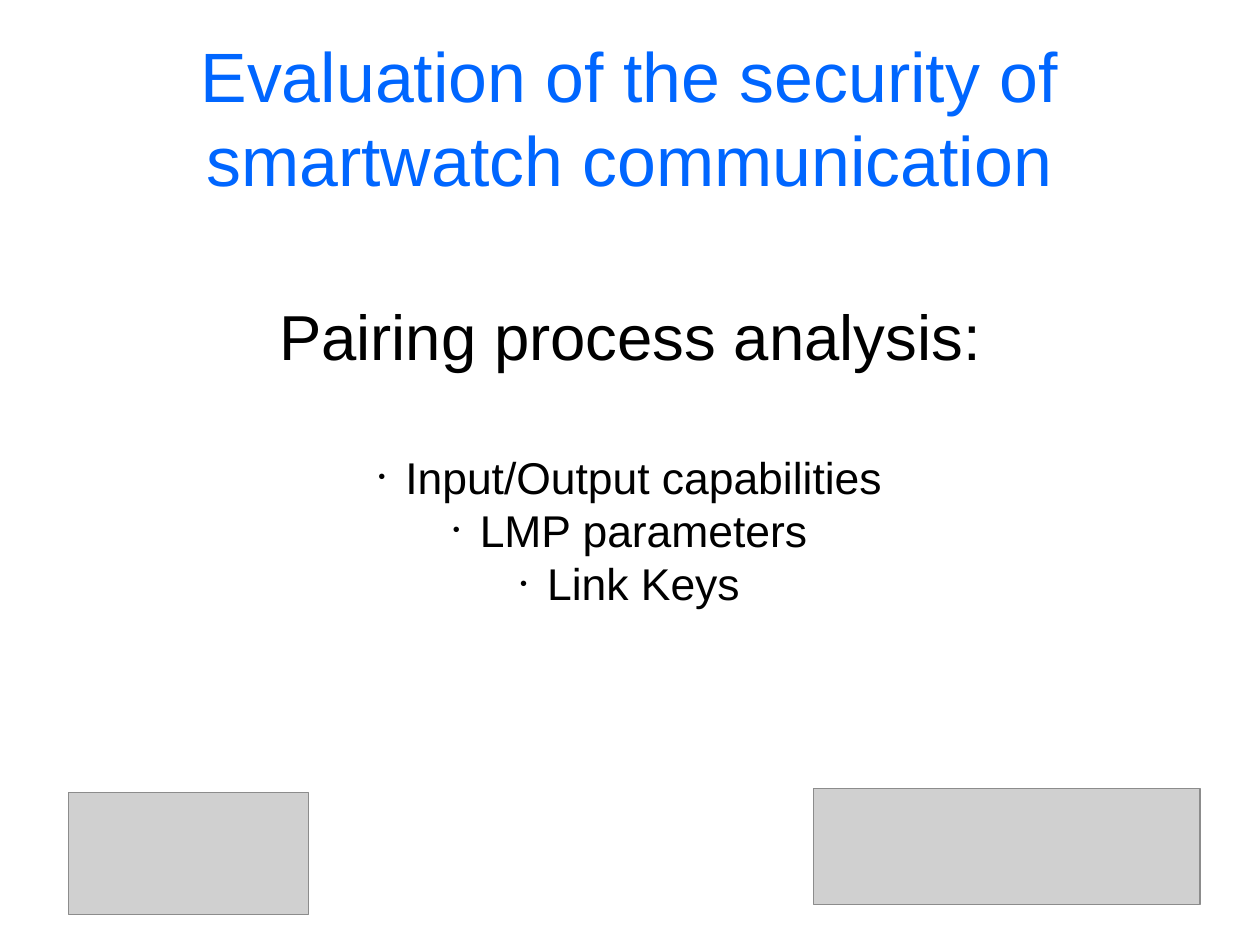
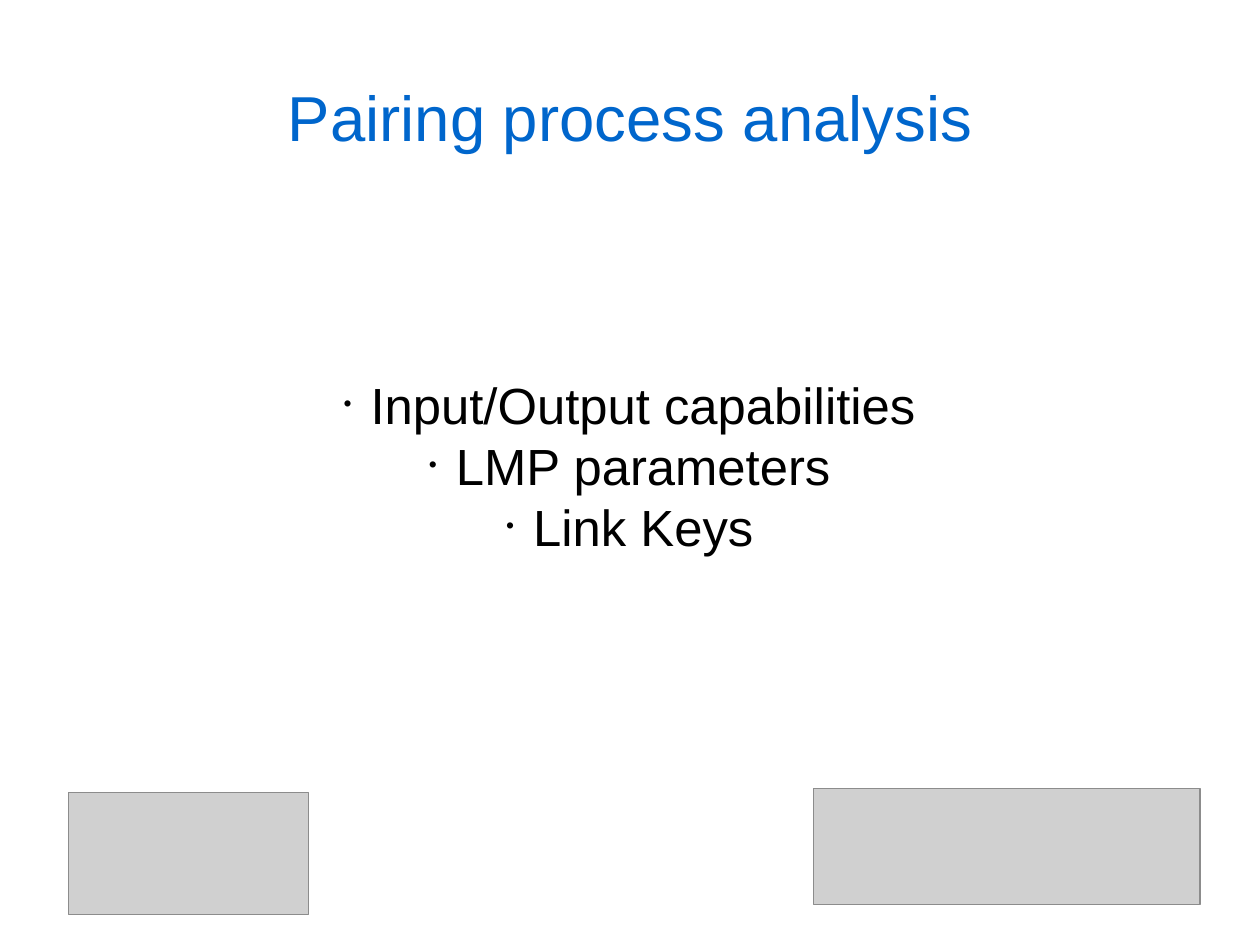
Before and after one commit to cheeseit/smartwatchers_report, a slide deck: slide 12 of presentation.odp (slide 11 before the commit). Drawn at 1260x945 pixels with LibreOffice and Linux fonts; fonts in the diff are those of the drawing; grey boxes stand for pictures. Boxes give left, top, right and bottom in pixels: in the first picture for what was removed or moved away, otherwise in the second. Text is boxed around its words. In the diff, an @@ line names an element or a change of style, - is before the commit and + after.

```diff
--- a/presentation.odp
+++ b/presentation.odp
@@ title at (288, 95, 972, 153): text changed; size 44 to 40 pt; text colour #0066FF to #0066CC @@
-Evaluation of the security of smartwatch communication
+Pairing process analysis
@@ subtitle "Input/Output capabilities" at (371, 387, 915, 556): size 28 to 32 pt @@
@@ subtitle at (279, 314, 981, 372): paragraph removed @@
-Pairing process analysis:
```
Also in this commit, not shown: 9 other slides changed, 3 slides added, 2 slides removed, 1 other file.
